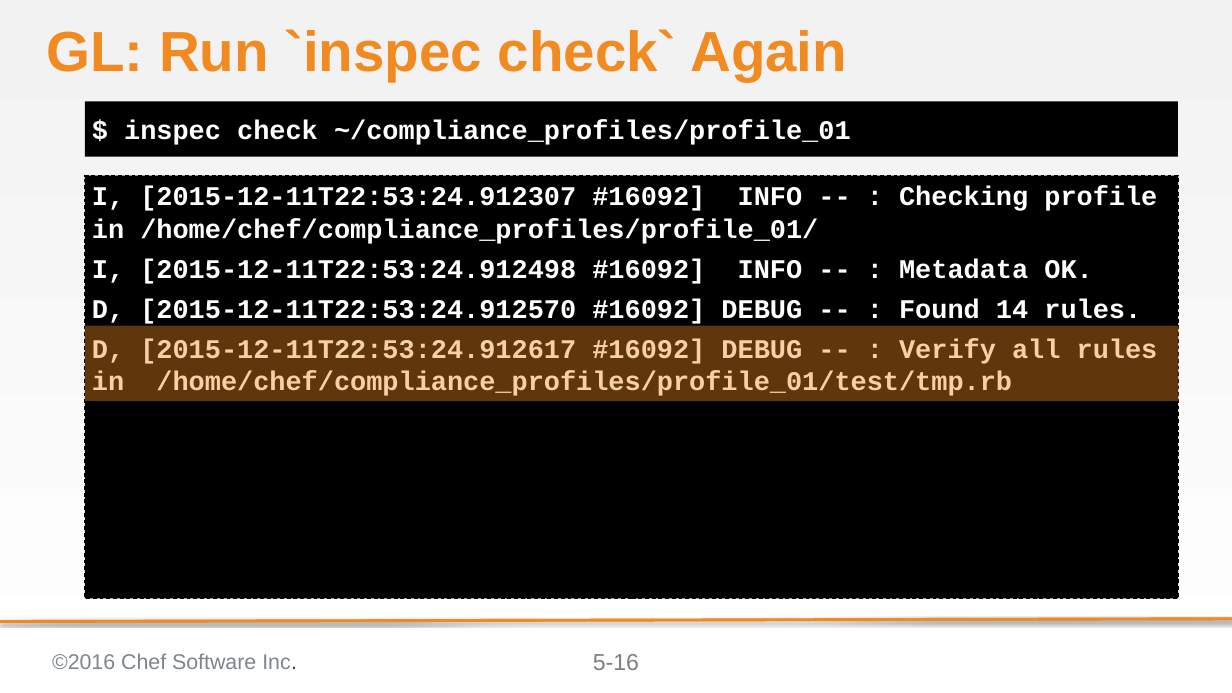
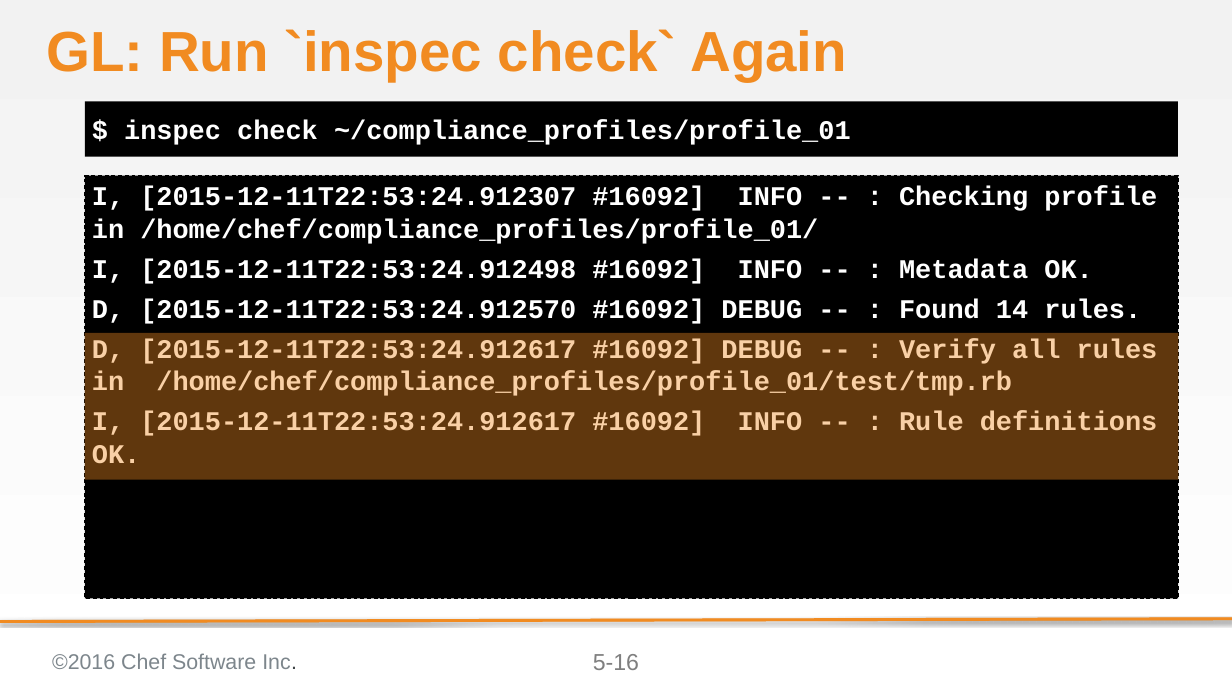
Before and after one commit to bchamby/chef-compliance-installation-configuration-operation, a slide deck: slide 16 of 05-creating-custom-profiles.pptx. Drawn at 1232x693 pixels with LibreOffice and Linux fonts; fonts in the diff are those of the drawing; background and template pictures are left out. Boxes give left, top, right and bottom in pixels: in the first picture for what was removed or moved away, otherwise in the second. Text is boxed around its words. In the diff, an @@ line names an element or a change of style, - is before the commit and + after.

```diff
--- a/05-creating-custom-profiles.pptx
+++ b/05-creating-custom-profiles.pptx
@@ rectangle: place and size @@
-rectangle at (85,326,1179,401)
+rectangle at (85,333,1178,479)
@@ text at (92,411,1158,463): paragraph added @@
+I, [2015-12-11T22:53:24.912617 #16092] INFO -- : Rule definitions OK.
```
Also in this commit, not shown: 1 other slide changed, 4 slides removed.
